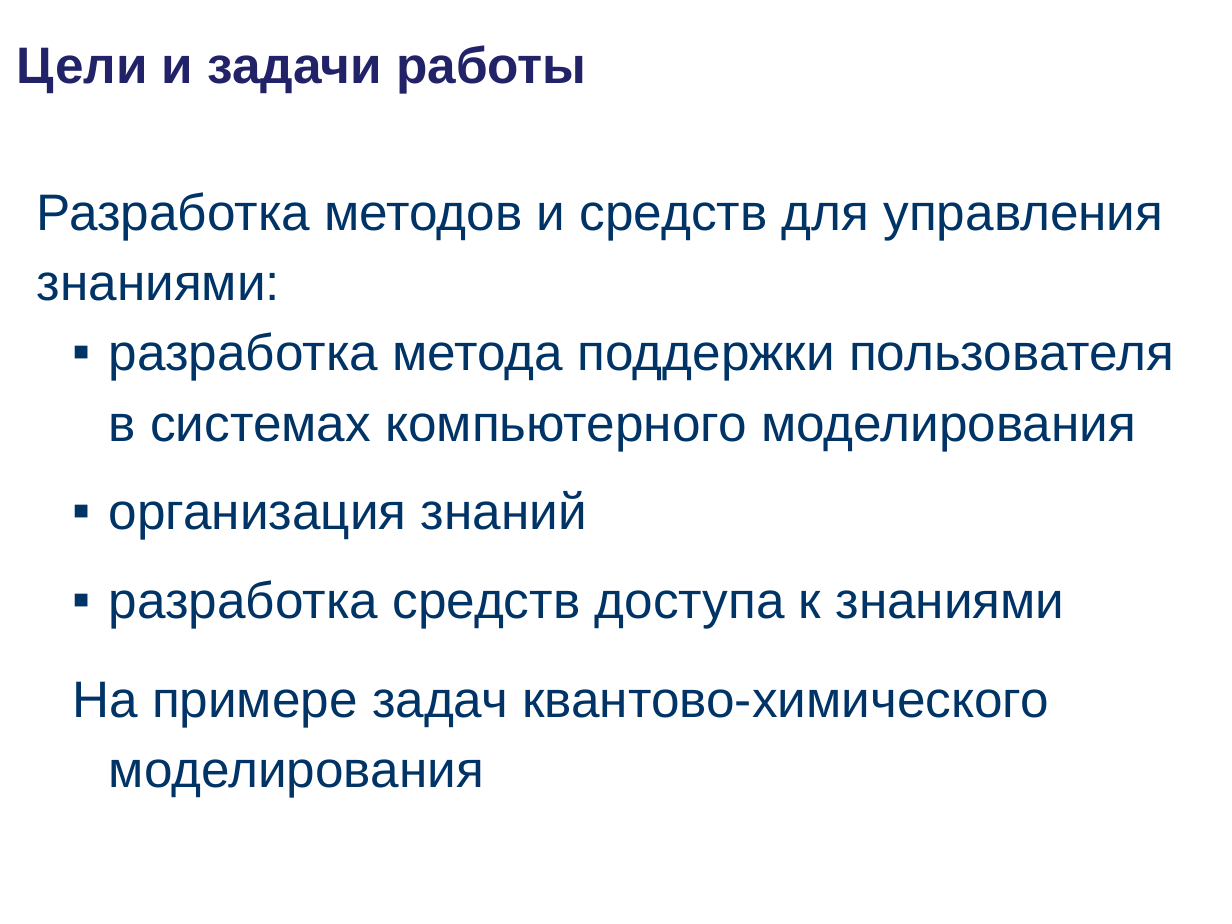
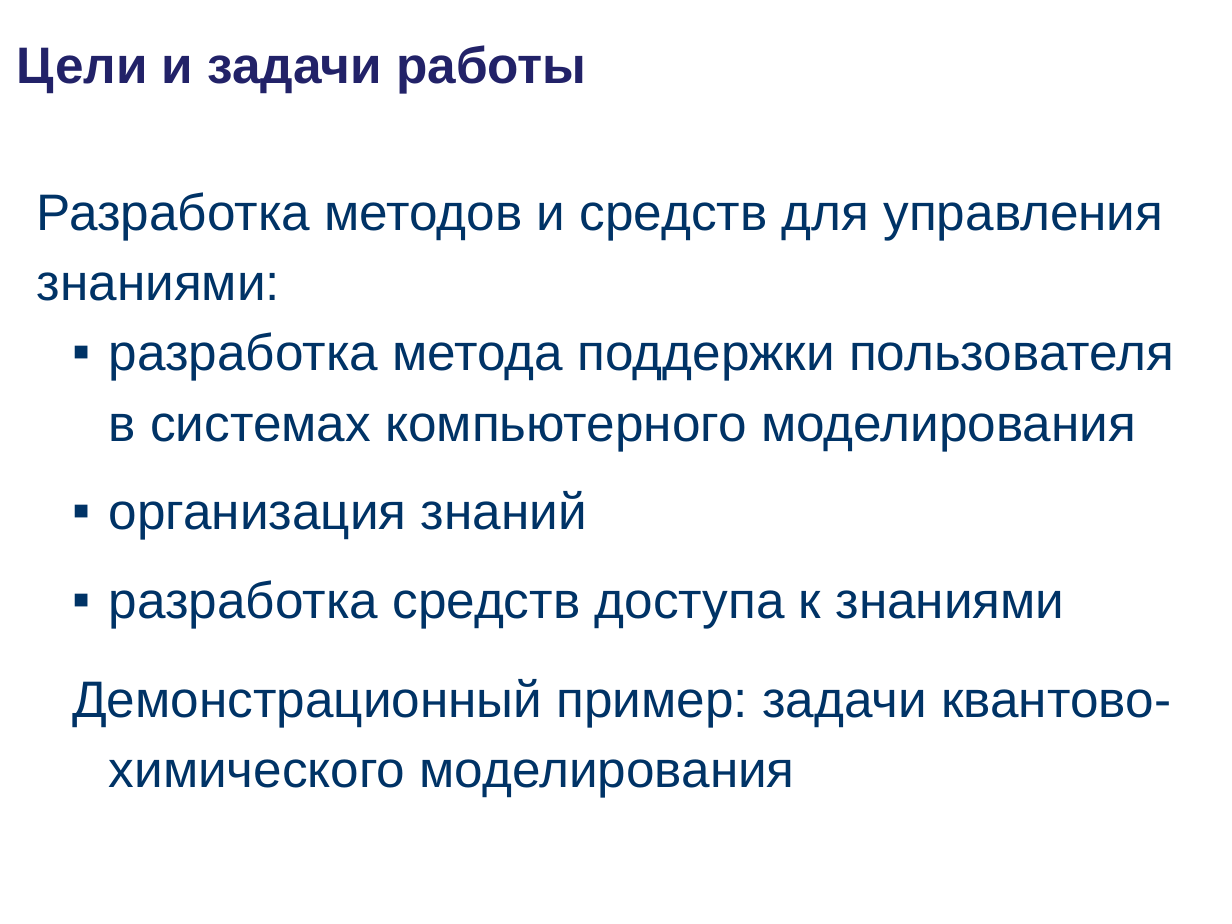
Before and after one commit to podtelkin/NII-NKT, a slide deck: slide 3 of master/master.ppt. Drawn at 1232x924 pixels with LibreOffice and Linux fonts; fonts in the diff are those of the drawing; background and template pictures are left out. Boxes give left, top, right and bottom in pixels: in the first picture for what was removed or moved away, otherwise in the second. Text is boxed around its words. In the diff, an @@ line names an element or a change of style, - is before the commit and + after.

```diff
--- a/master/master.ppt
+++ b/master/master.ppt
@@ text at (72,679,1171,797): text changed @@
-  На примере задач квантово-химического моделирования
+  Демонстрационный пример: задачи квантово-химического моделирования
```
Also in this commit, not shown: 12 other slides changed, 1 slide added, 1 slide removed, 10 other files.
